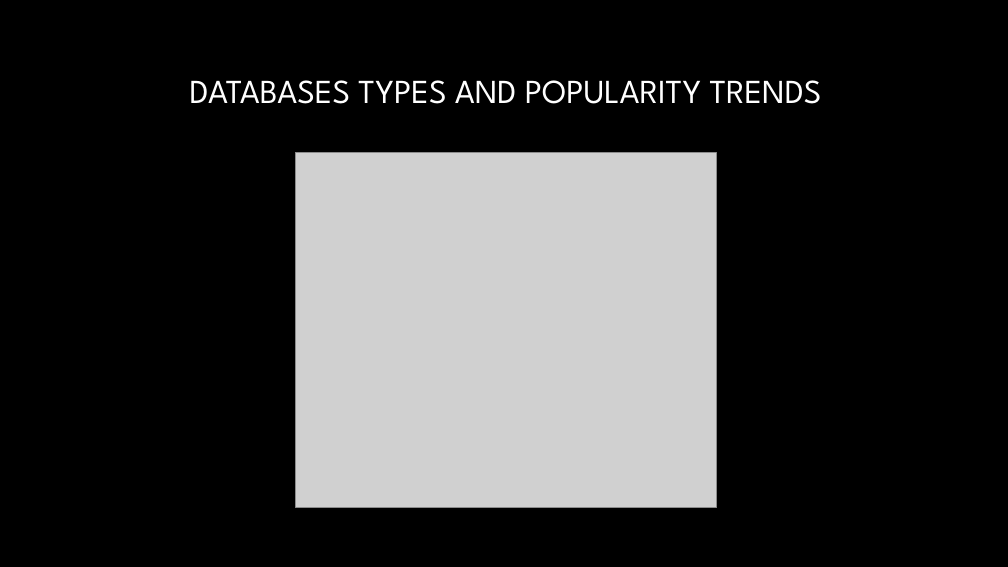
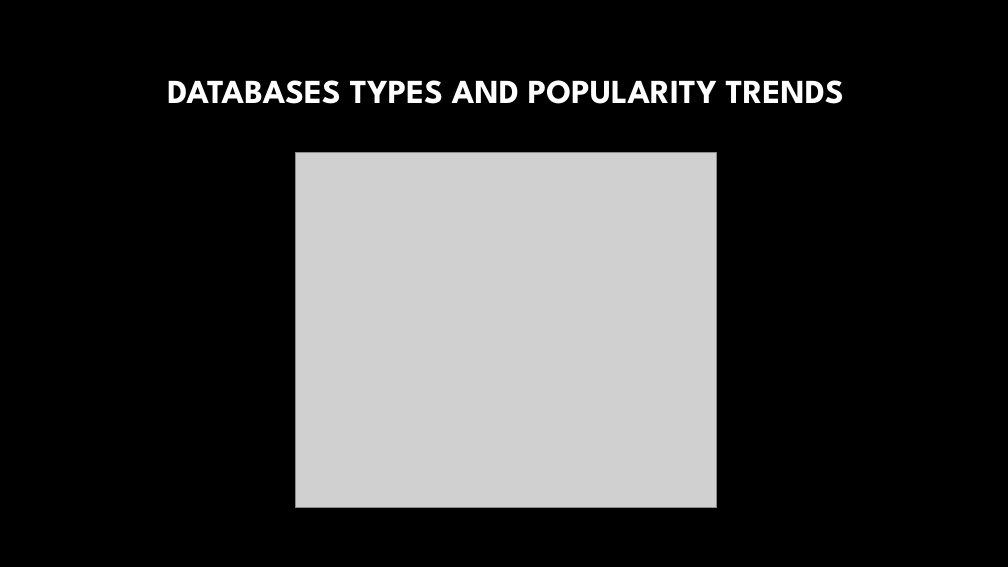
Before and after one commit to AlanWilsonWeb/Javascript-Talk, a slide deck: slide 4 of Presentation.pptx (slide 5 before the commit). Drawn at 1008x567 pixels with LibreOffice and Linux fonts; fonts in the diff are those of the drawing; grey boxes stand for pictures; background and template pictures are left out. Boxes give left, top, right and bottom in pixels: in the first picture for what was removed or moved away, otherwise in the second. Text is boxed around its words. In the diff, an @@ line names an element or a change of style, - is before the commit and + after.

```diff
--- a/Presentation.pptx
+++ b/Presentation.pptx
@@ title "DATABASES TYPES AND POPULARITY TRENDS" at [167,80,844,104]: bold on @@
```
Also in this commit, not shown: 3 other slides changed, 5 slides added, 3 slides removed, 1 other file.
